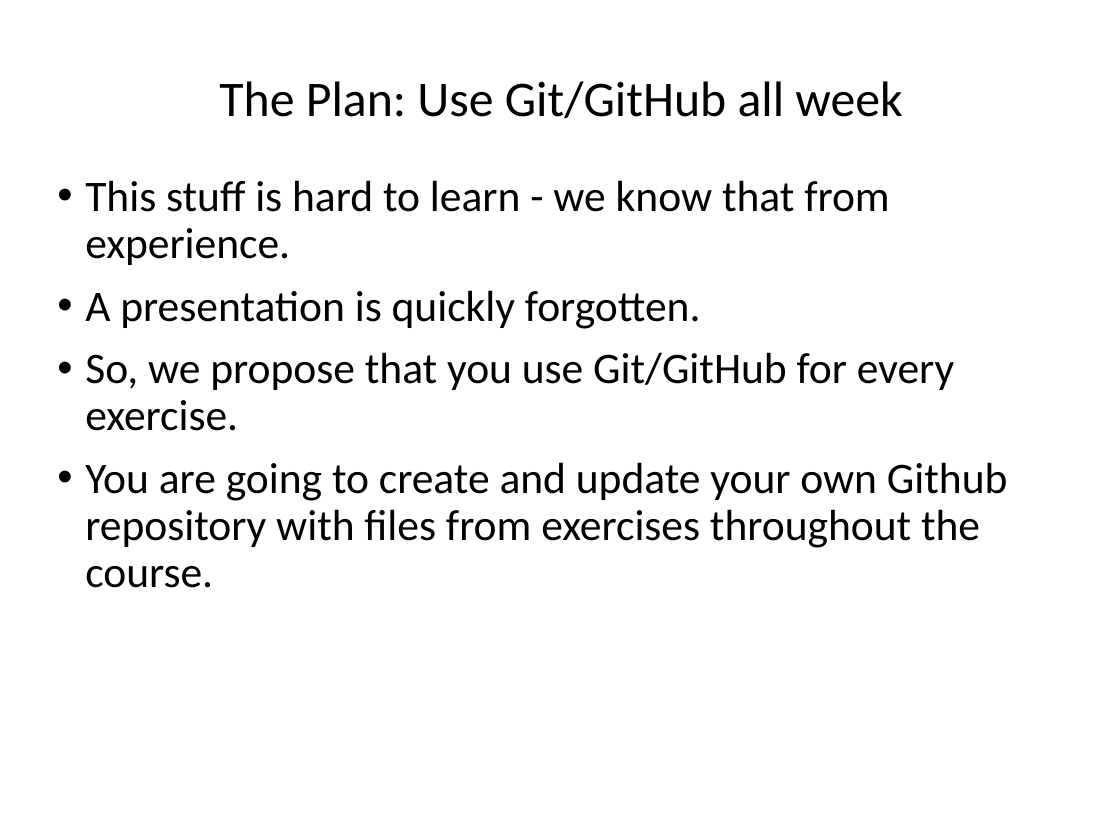
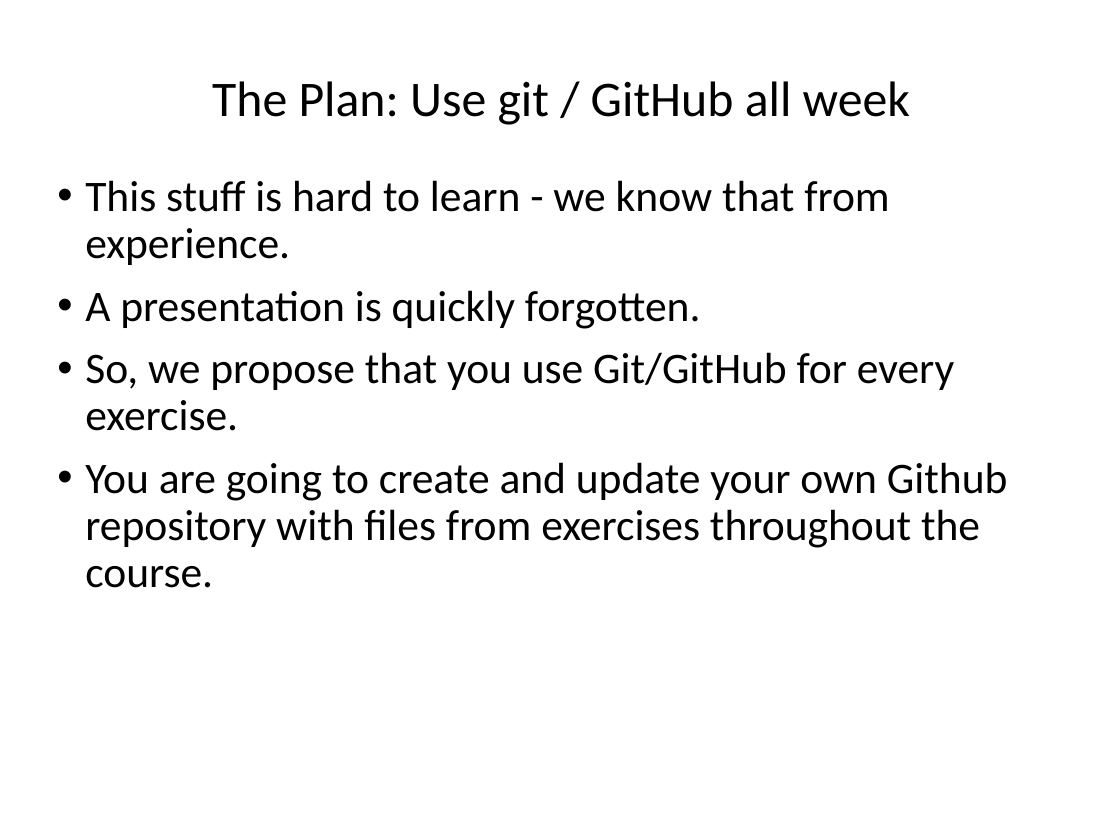
Before and after one commit to ncasuk/ncas-isc, a slide deck: slide 21 of shell/presentations/02_git2.pptx (slide 22 before the commit). Drawn at 1120x840 pixels with LibreOffice and Linux fonts; fonts in the diff are those of the drawing; background and template pictures are left out. Boxes give left, top, right and bottom in pixels: in the first picture for what was removed or moved away, otherwise in the second. Text is boxed around its words. In the diff, an @@ line names an element or a change of style, - is before the commit and + after.

```diff
--- a/shell/presentations/02_git2.pptx
+++ b/shell/presentations/02_git2.pptx
@@ title at [212,81,910,125]: text changed @@
-The Plan: Use Git/GitHub all week
+The Plan: Use git / GitHub all week
```
Also in this commit, not shown: 10 other slides changed, 1 slide removed, 5 other files.
